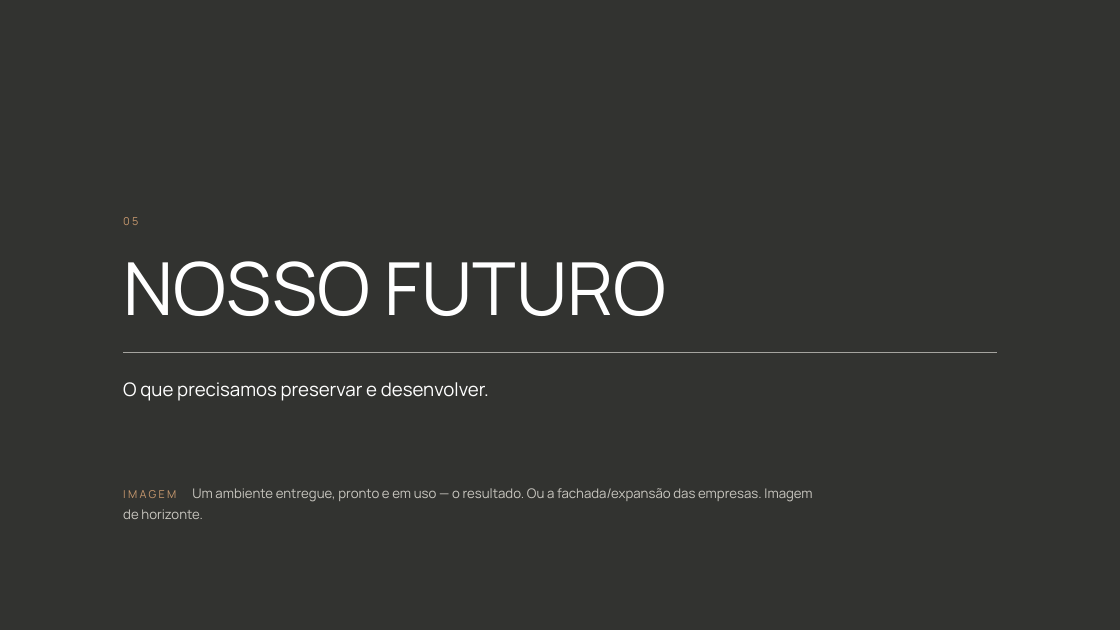
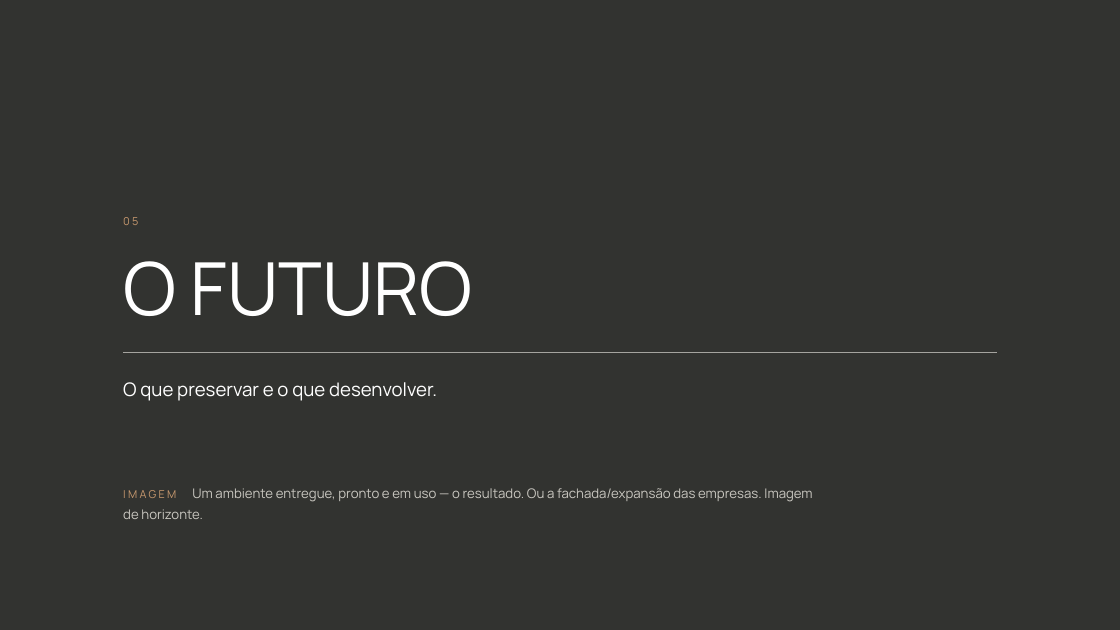
Before and after one commit to kellyalbertkabrand/Apresentacao_Revelacao_de_Essencia, a slide deck: slide 19 of clientes/flavia-muccelin/Cultura-Organizacional-Forma-e-My-Home.pptx. Drawn at 1120x630 pixels with LibreOffice and Linux fonts; fonts in the diff are those of the drawing; background and template pictures are left out; a plain dark background stands for a picture behind light text. Boxes give left, top, right and bottom in pixels: in the first picture for what was removed or moved away, otherwise in the second. Text is boxed around its words. In the diff, an @@ line names an element or a change of style, - is before the commit and + after.

```diff
--- a/clientes/flavia-muccelin/Cultura-Organizacional-Forma-e-My-Home.pptx
+++ b/clientes/flavia-muccelin/Cultura-Organizacional-Forma-e-My-Home.pptx
@@ text at box(123, 261, 473, 316): text changed @@
-NOSSO FUTURO
+O FUTURO
@@ text at box(123, 382, 437, 401): text changed @@
-O que precisamos preservar e desenvolver.
+O que preservar e o que desenvolver.
```
Also in this commit, not shown: 14 other slides changed, 1 slide added, 1 slide removed, 21 other files.
